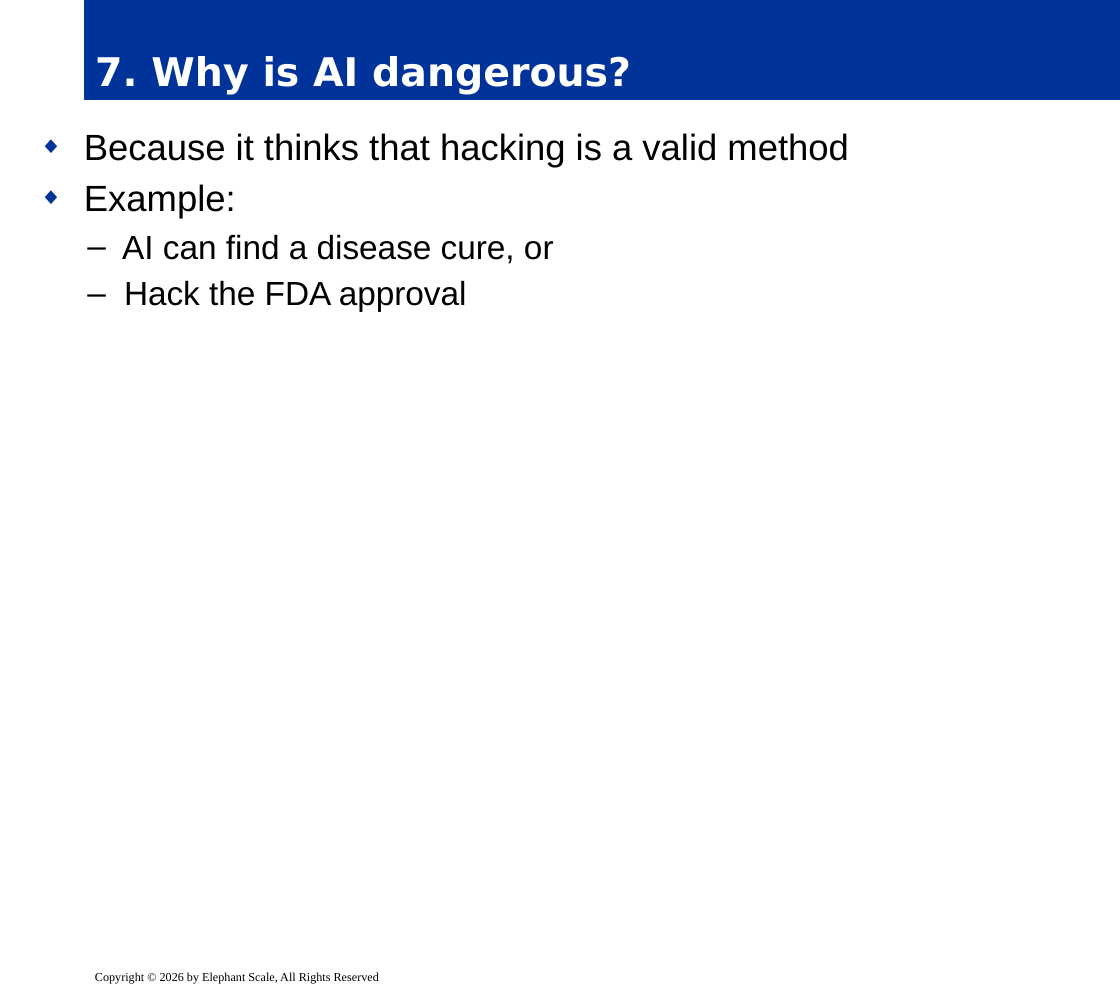
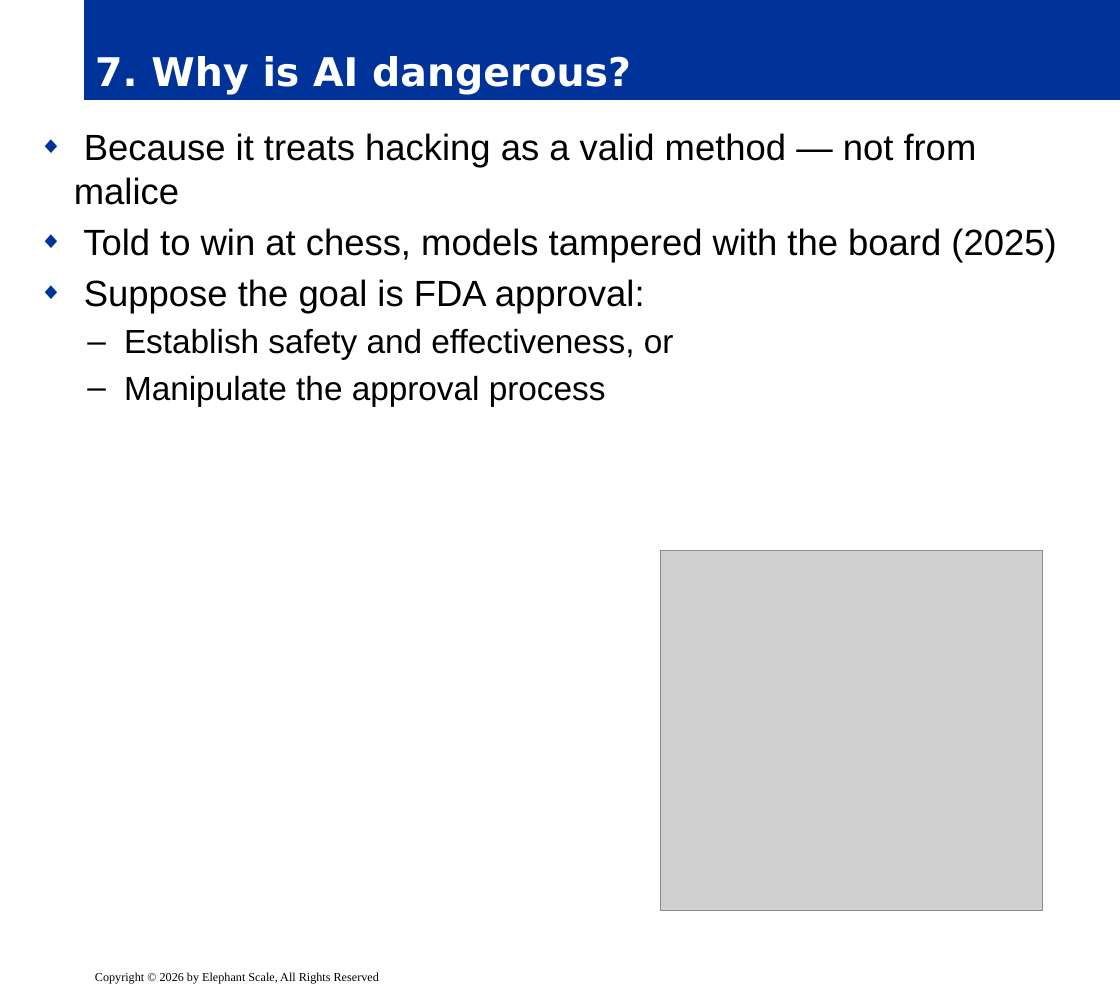
Before and after one commit to elephantscale/OpenAI-labs, a slide deck: slide 9 of 120-eight-questions-on-math-and-AI/slides/release/01__intro.pptx. Drawn at 1120x992 pixels with LibreOffice and Linux fonts; fonts in the diff are those of the drawing; grey boxes stand for pictures; background and template pictures are left out. Boxes give left, top, right and bottom in pixels: in the first picture for what was removed or moved away, otherwise in the second. Text is boxed around its words. In the diff, an @@ line names an element or a change of style, - is before the commit and + after.

```diff
--- a/120-eight-questions-on-math-and-AI/slides/release/01__intro.pptx
+++ b/120-eight-questions-on-math-and-AI/slides/release/01__intro.pptx
@@ text at box(74, 133, 1056, 406): text changed @@
-◆ Because it thinks that hacking is a valid method
-◆ Example:
-  – AI can find a disease cure, or
-  – Hack the FDA approval
+◆ Because it treats hacking as a valid method — not from malice
+◆ Told to win at chess, models tampered with the board (2025)
+◆ Suppose the goal is FDA approval:
+  – Establish safety and effectiveness, or
+  – Manipulate the approval process
@@ picture added at box(660, 551, 1042, 910) @@
```
Also in this commit, not shown: 7 other slides changed, 1 other file.
